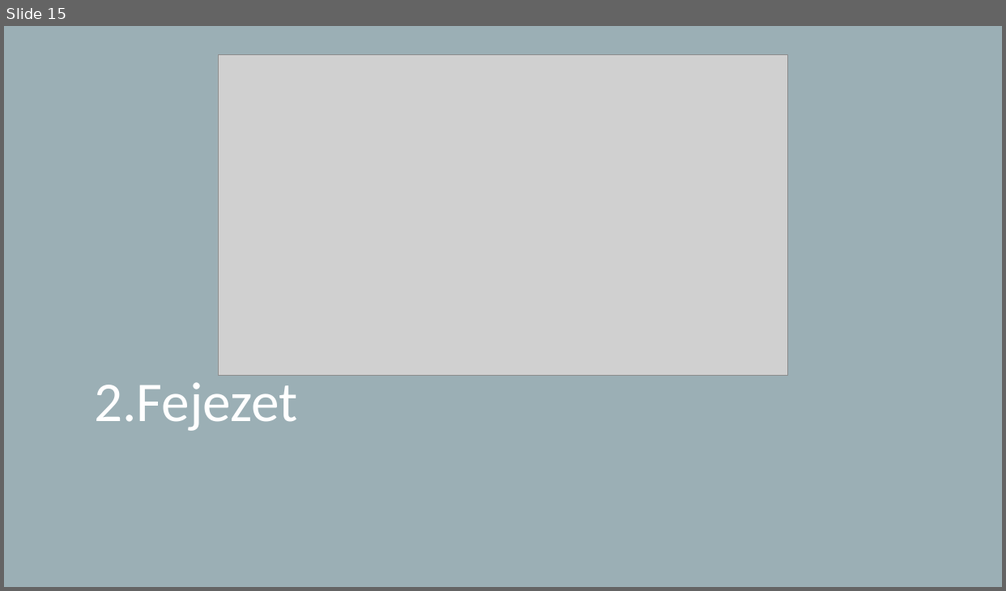
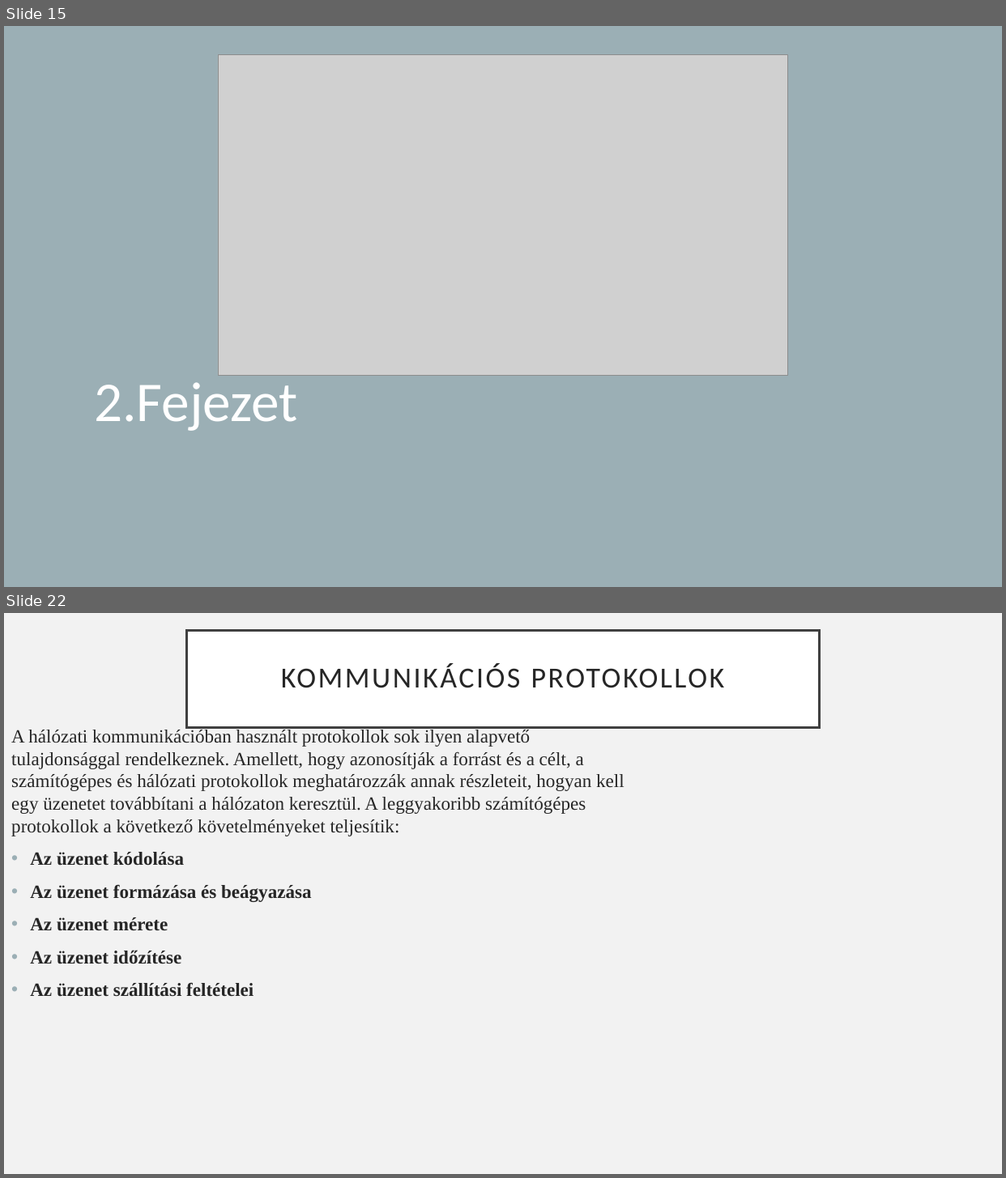
Before and after one commit to Feenc/sulishtml, a slide deck: cisco/cisco2.pptx. Shown one above the other, each under a label of ours: slide 15 before the commit, slides 15 and 22 after it; the slides between them are not shown. The pictures are 1006x591 and 1006x1178 pixels, drawn with LibreOffice and Linux fonts; fonts in the diff are those of the drawing; grey boxes stand for pictures. Boxes give left, top, right and bottom in pixels: in the first picture for what was removed or moved away, otherwise in the second. Text is boxed around its words. In the diff, an @@ line names an element or a change of style, - is before the commit and + after.

```diff
--- a/cisco/cisco2.pptx
+++ b/cisco/cisco2.pptx
@@ slide 22 added at [4,613,1002,1174], background #F2F2F2 @@
@@ title added at [187,630,819,727], fill #FFFFFF, outline #404040 2.5 pt, 28 pt, text #262626 @@
+KOMMUNIKÁCIÓS PROTOKOLLOK
@@ text added at [11,728,624,997], 18 pt, text #262626 @@
+A hálózati kommunikációban használt protokollok sok ilyen alapvető tulajdonsággal rendelkeznek. Amellett, hogy azonosítják a forrást és a célt, a számítógépes és hálózati protokollok meghatározzák annak részleteit, hogyan kell egy üzenetet továbbítani a hálózaton keresztül. A leggyakoribb számítógépes protokollok a következő követelményeket teljesítik:
+• Az üzenet kódolása
+• Az üzenet formázása és beágyazása
+• Az üzenet mérete
+• Az üzenet időzítése
+• Az üzenet szállítási feltételei
```
Also in this commit, not shown: 5 slides changed, 5 other slides added.
